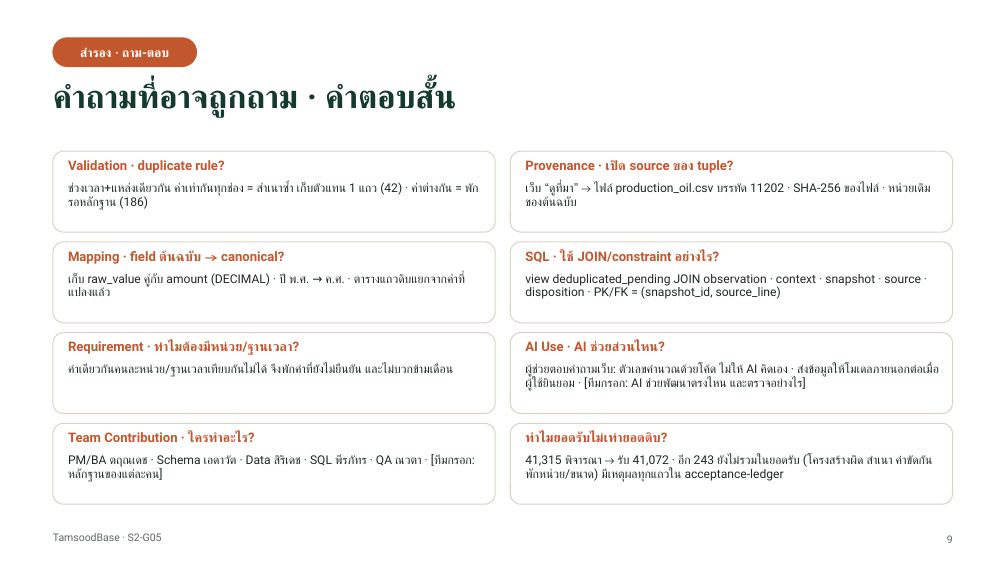
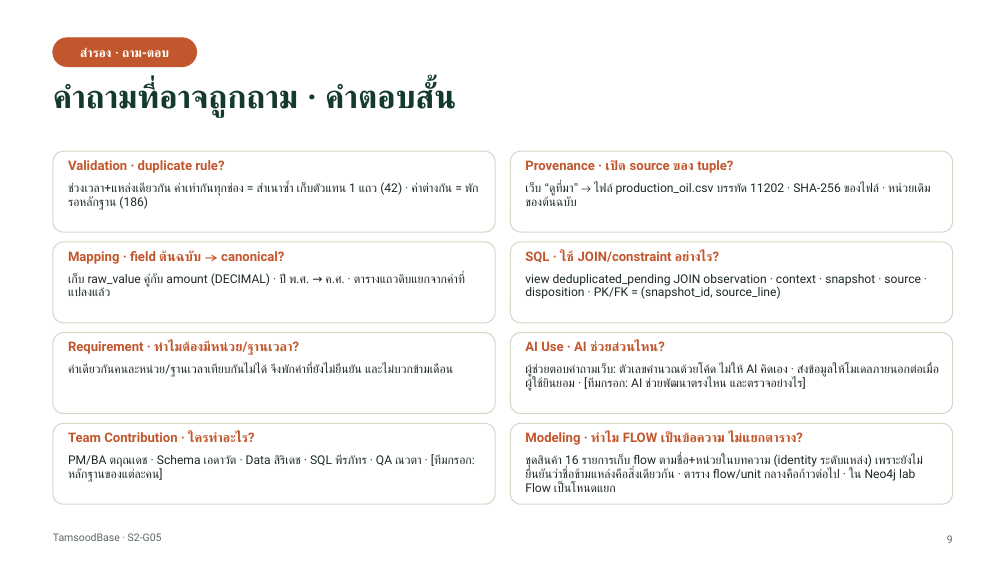
Before and after one commit to Neroadawat/TamsoodBase, a slide deck: slide 9 of output/m4/S2-G05_M4_Slides_3min.pptx. Drawn at 1008x567 pixels with LibreOffice and Linux fonts; fonts in the diff are those of the drawing; background and template pictures are left out. Boxes give left, top, right and bottom in pixels: in the first picture for what was removed or moved away, otherwise in the second. Text is boxed around its words. In the diff, an @@ line names an element or a change of style, - is before the commit and + after.

```diff
--- a/output/m4/S2-G05_M4_Slides_3min.pptx
+++ b/output/m4/S2-G05_M4_Slides_3min.pptx
@@ text at (525,432,803,445): text changed @@
-ทำไมยอดรับไม่เท่ายอดดิบ?
+Modeling · ทำไม FLOW เป็นข้อความ ไม่แยกตาราง?
@@ text at (525,454,923,492): text changed @@
-41,315 พิจารณา → รับ 41,072 · อีก 243 ยังไม่รวมในยอดรับ (โครงสร้างผิด สำเนา ค่าขัดกัน พักหน่วย/ขนาด) มีเหตุผลทุกแถวใน acceptance-ledger
+ชุดสินค้า 16 รายการเก็บ flow ตามชื่อ+หน่วยในบทความ (identity ระดับแหล่ง) เพราะยังไม่ยืนยันว่าชื่อข้ามแหล่งคือสิ่งเดียวกัน · ตาราง flow/unit กลางคือก้าวต่อไป · ใน Neo4j lab Flow เป็นโหนดแยก
```
Also in this commit, not shown: 11 other files.
